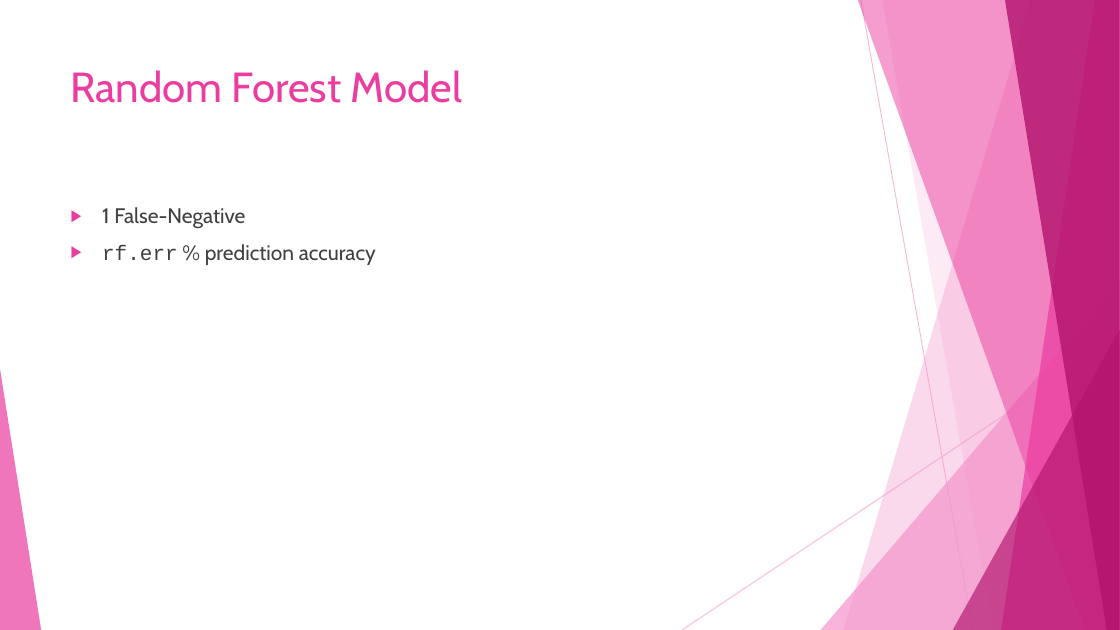
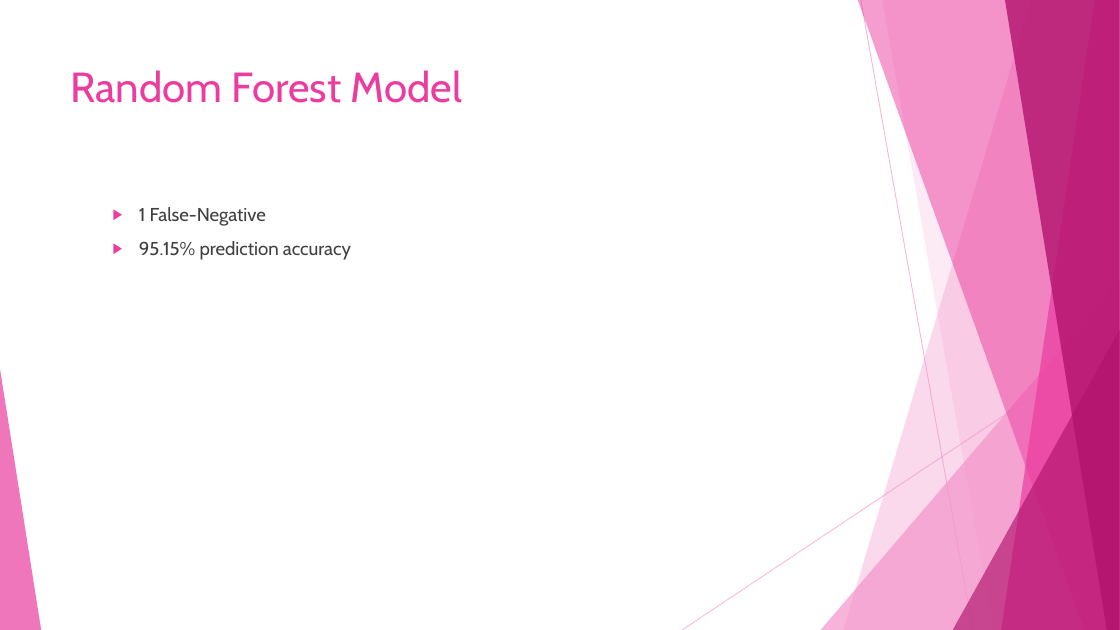
Before and after one commit to dlaposata/Breast_Cancer_Analysis, a slide deck: slide 29 of powerpoint.pptx. Drawn at 1120x630 pixels with LibreOffice and Linux fonts; fonts in the diff are those of the drawing. Boxes give left, top, right and bottom in pixels: in the first picture for what was removed or moved away, otherwise in the second. Text is boxed around its words. In the diff, an @@ line names an element or a change of style, - is before the commit and + after.

```diff
--- a/powerpoint.pptx
+++ b/powerpoint.pptx
@@ text at (x1=139, y1=207, x2=266, y2=226): size 18 to 16 pt in "1 False-Negative"; list level 1 to 2 in "1 False-Negative" @@
@@ text at (x1=139, y1=241, x2=351, y2=260): text changed; size 18 to 16 pt @@
-▶ rf.err % prediction accuracy
+  ▶ 95.15% prediction accuracy
```
Also in this commit, not shown: 14 other slides changed.
